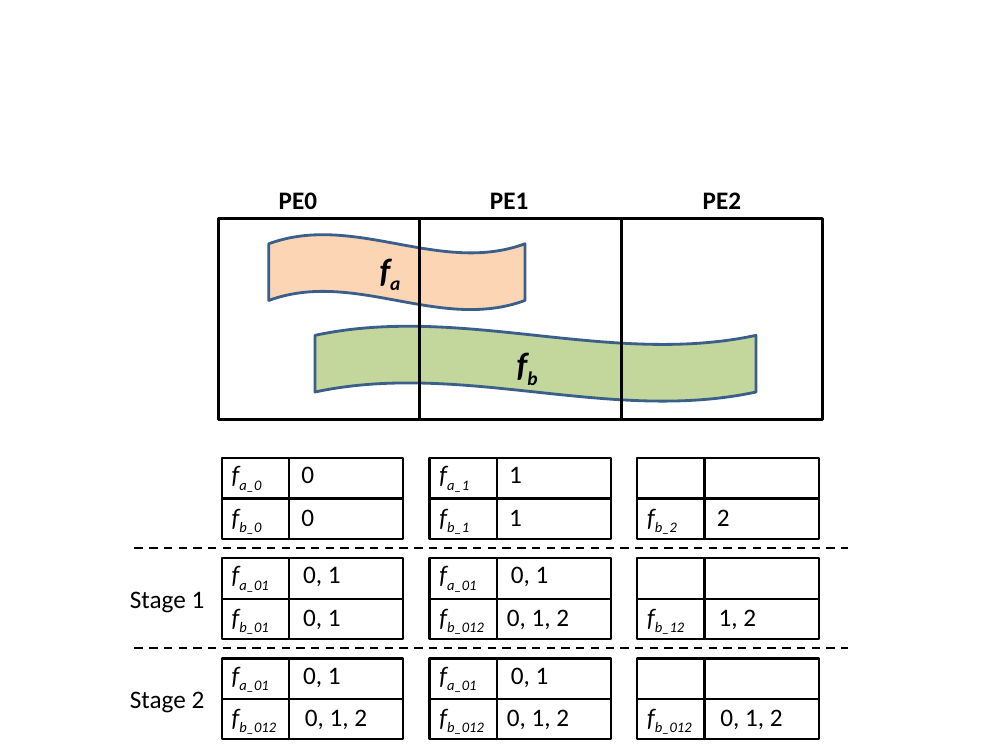
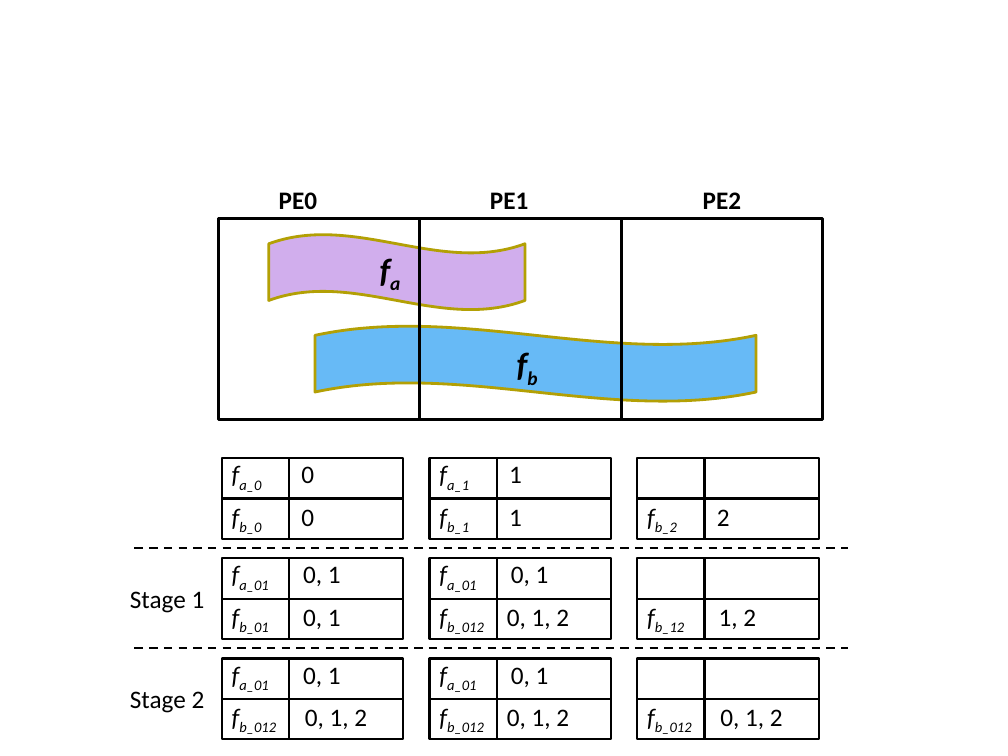
Before and after one commit to digideskio/Paraft, a slide deck: slide 1 of ptrack/plots/plot.pptx. Drawn at 1008x756 pixels with LibreOffice and Linux fonts; fonts in the diff are those of the drawing. Boxes give left, top, right and bottom in pixels: in the first picture for what was removed or moved away, otherwise in the second. Text is boxed around its words. In the diff, an @@ line names an element or a change of style, - is before the commit and + after.

```diff
--- a/ptrack/plots/plot.pptx
+++ b/ptrack/plots/plot.pptx
@@ wave at (x1=269, y1=234, x2=525, y2=309): fill #FCD5B5 to #D1AEED; outline #3A5F8C 2 pt to #B3A106 2 pt @@
@@ wave at (x1=314, y1=326, x2=756, y2=401): fill #C3D69B to #67BAF6; outline #3A5F8C 2 pt to #B3A106 2 pt @@
```
Also in this commit, not shown: 1 other slide changed, 2 slides added, 2 other files.
